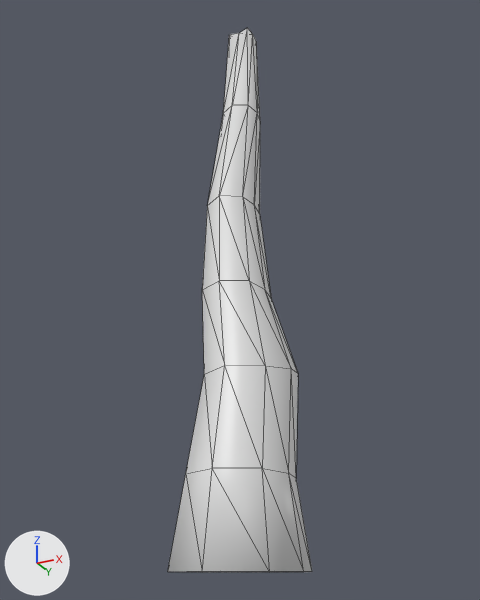
Before and after pictures for a commit that changed the glTF model TheGame/assets/models/centralRoot.glb.
Camera for both pictures: a camera (50 mm lens) standing at (5.92, -11.95, 0.06) and looking at (-0.21, 0.31, 5.57). Arrows for +X, +Y and +Z are at lower left; the lights stay in place. Mesh edges are drawn as thin lines. Vertices at the same position are counted once.
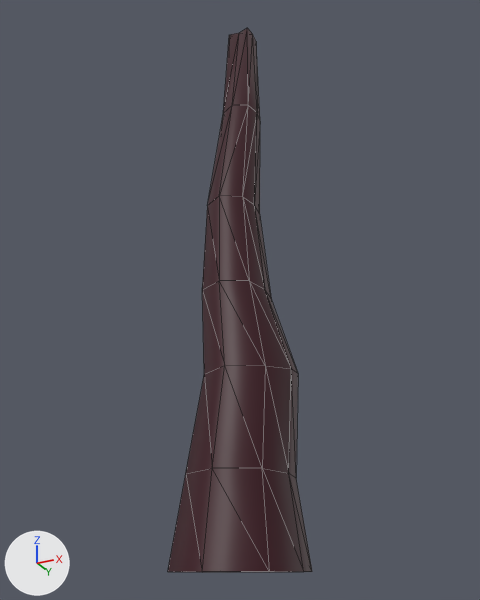
What changed in the scene script:
```text
Add mat_root:
    mat_root = principled_material('root')
    mat_root.base_color = (0.042, 0.00156, 0.00864)  # dark red #3a0517
    mat_root.roughness = 0.502
Change me_cube:
    used by ob_cube; location = (0.0, 0.0, 0.0)
    remove me_cube.from_pydata(...)  # 58 vertices, 112 faces; spans x -1.19..1.21, y -1.5..1.45, z 0.0..13.11
    add me_cube.from_pydata(...)  # 57 vertices, 104 faces; spans x -1.19..1.21, y -1.5..1.45, z 0.0..13.11
    me_cube part 1: 102 faces spanning x -1.19..1.21, y -1.5..1.45, z 0.0..13.11 switch from mat_material (white #e7e7e7) to mat_root (dark red #3a0517)
```

Changed parts and their boxes [x1, y1, x2, y2] in the pictures (480 x 600 px):
part 1 of me_cube, recoloured
    both: [168, 28, 312, 572]
